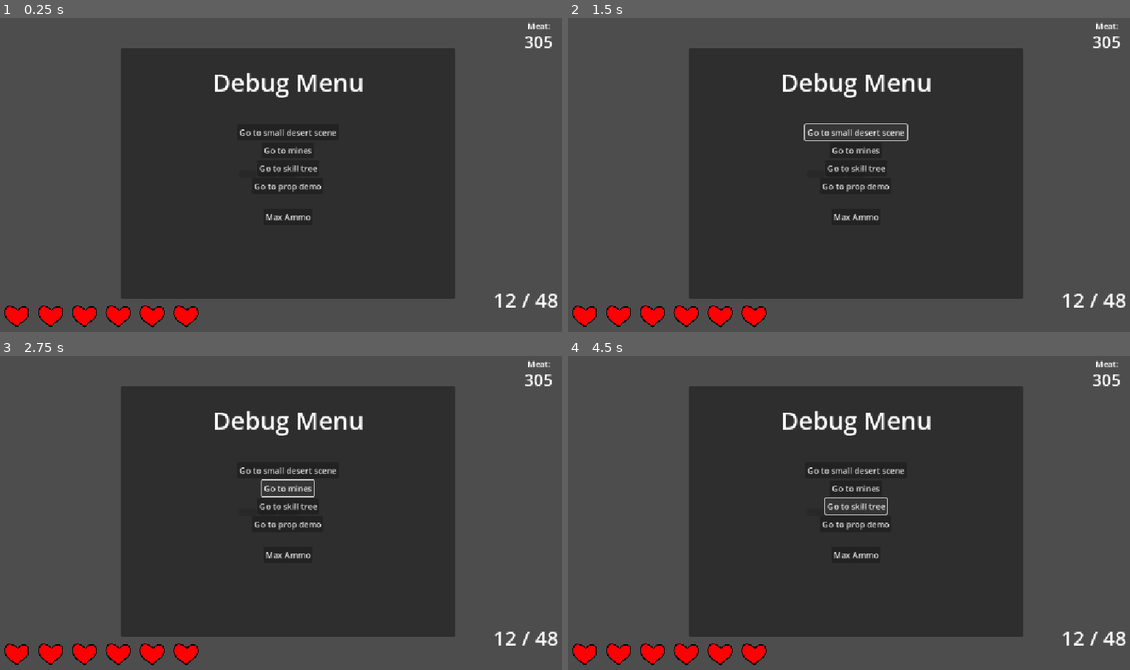
Above: before the commit, frames 1-4 (two rows, left to right).
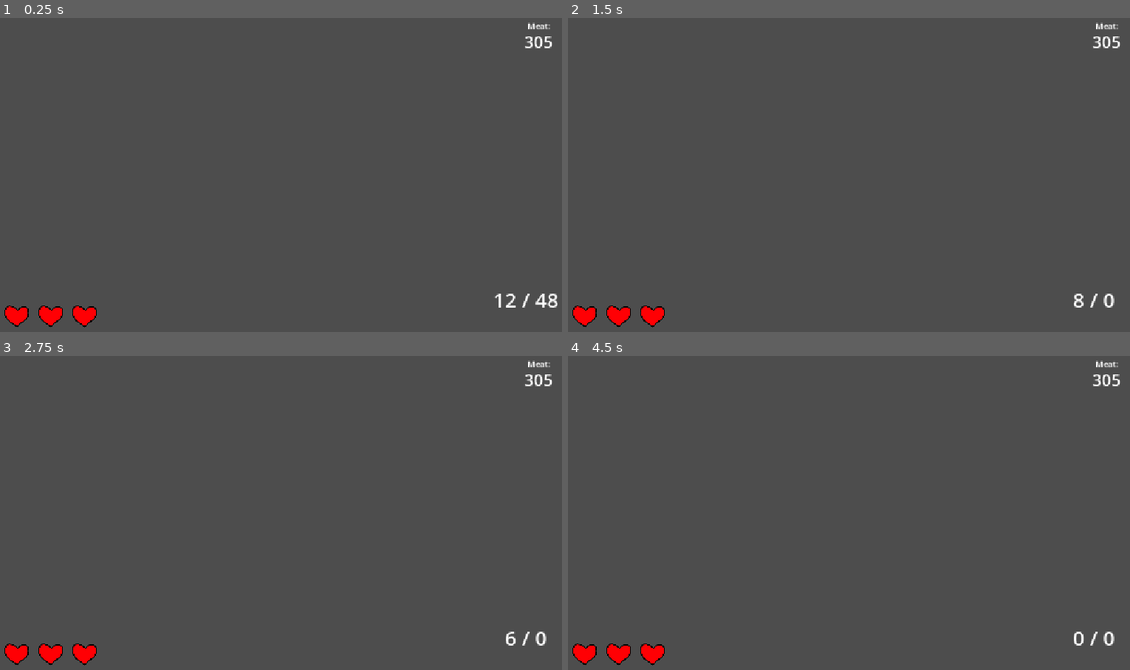
Above: after the commit, the same moments.

Repository: gmuGADIG/DEADSHOT
Game: Godot game, scene res://test_scenes/enemies/wilder_combat.tscn
Two runs of this game, one before a commit and one after it. Both use one fixed random seed, a clock stepped at 60 frames per second and the inputs below. This scene is started directly instead of the project's main scene. The engine's default icon, where the game draws it, is replaced by a stand-in: a white triangle on a blue panel in a dark square. Sound files missing from this copy of the repository are replaced by a short silence.
Inputs (mouse positions are in pixels of both pictures, inside the frame that each line leads up to):
- Up to frame 1 (0.25 s): no input
- Up to frame 2 (1.5 s): click (854, 131) at 0.5 s, where only the run before the commit has a clickable "Go to small desert scene"; click (854, 131) at 1.25 s, where only the run before the commit has a clickable "Go to small desert scene"
- Up to frame 3 (2.75 s): click (286, 487) at 2 s, where only the run before the commit has a clickable "Go to mines"
- Up to frame 4 (4.5 s): click (854, 487) at 2.75 s, where only the run before the commit has a clickable "Go to mines"; click (854, 506) at 3.5 s, where only the run before the commit has a clickable "Go to skill tree"; click (854, 506) at 4.25 s, where only the run before the commit has a clickable "Go to skill tree"

The runs differ from the first frame. In frame 1, 48% of the frame differs, in the area x 18-81%, y 9-99%; in frame 2, 47%; in frame 3, 47%; in frame 4, 47%.
Error before the commit: Parse Error: Could not parse global class "Player" from "res://world/player/player.gd". (res://world/items/tonic/tonic.gd:4)
Error after the commit: Cannot call method 'project_ray_origin' on a null value. (res://world/player/reticle/reticle.gd:10)

Commit message:
MergedMain
Updated changes from main while keeping functions in check

Diff:
--- a/world/player/player.gd
+++ b/world/player/player.gd
@@ -66,21 +66,6 @@
 }
 @export var floor_type: FloorType
 
-static func update_persisting_data() -> void:
-	## Make it so this can change to whatever the current gun is?
-	var gun := instance.get_node(gun_name)
-
-	if persisting_data == null:
-		persisting_data = PlayerPersistingData.new()
-
-	persisting_data.max_health = Player.instance.health_component.max_health
-	persisting_data.health = Player.instance.health_component.health
-	persisting_data.curr_chamber = gun.chamber_ammo
-	persisting_data.curr_reserve = gun.reserve_ammo
-
-	#TEST
-	print(persisting_data.curr_chamber)
-	print(persisting_data.curr_reserve)
 @onready var starting_y_pos : float = position.y
 #endregion
 
@@ -110,10 +95,14 @@
 		begin_roll()
 
 	if current_state == PlayerState.WALKING:
+
 		var input_dir : Vector3 = input_direction()
 		velocity = input_dir * walk_speed * speed_multiplier
-		#$WalkSFX.play()
-		#print($WalkSFX.stream)
+		if(($Sprite.frame==0 || $Sprite.frame == 2)&& self.velocity != Vector3.ZERO):
+			if(speed_multiplier == 0.5): #Check if player is in puddle
+				$WalkSFX.play() #
+			else:
+				$WalkSFX.play()
 		if input_dir != Vector3.ZERO:
 			previous_input_direction = input_dir
 
@@ -213,6 +202,7 @@
 		stamina = 3.0
 func walking_sounds()->void: #Determines what sound the player should make when walking
 	match floor_type:
+
 		FloorType.WOOD:
 			$WalkSFX.stream = load("res://audio/placeholders/funny_bone_man.wav")
 		FloorType.SAND:
--- a/world/player/player.tscn
+++ b/world/player/player.tscn
@@ -169,8 +169,8 @@
 shaded = true
 alpha_cut = 1
 sprite_frames = SubResource("SpriteFrames_jrep8")
-animation = &"idle"
-autoplay = "idle"
+animation = &"walking"
+autoplay = "walking"
 
 [node name="InteractionArea" type="Area3D" parent="."]
 unique_name_in_owner = true
@@ -245,3 +245,5 @@
 omni_attenuation = 1.5
 
 [node name="Hud" parent="." instance=ExtResource("2_duds0")]
+
+[node name="WalkSFX" type="AudioStreamPlayer3D" parent="."]
